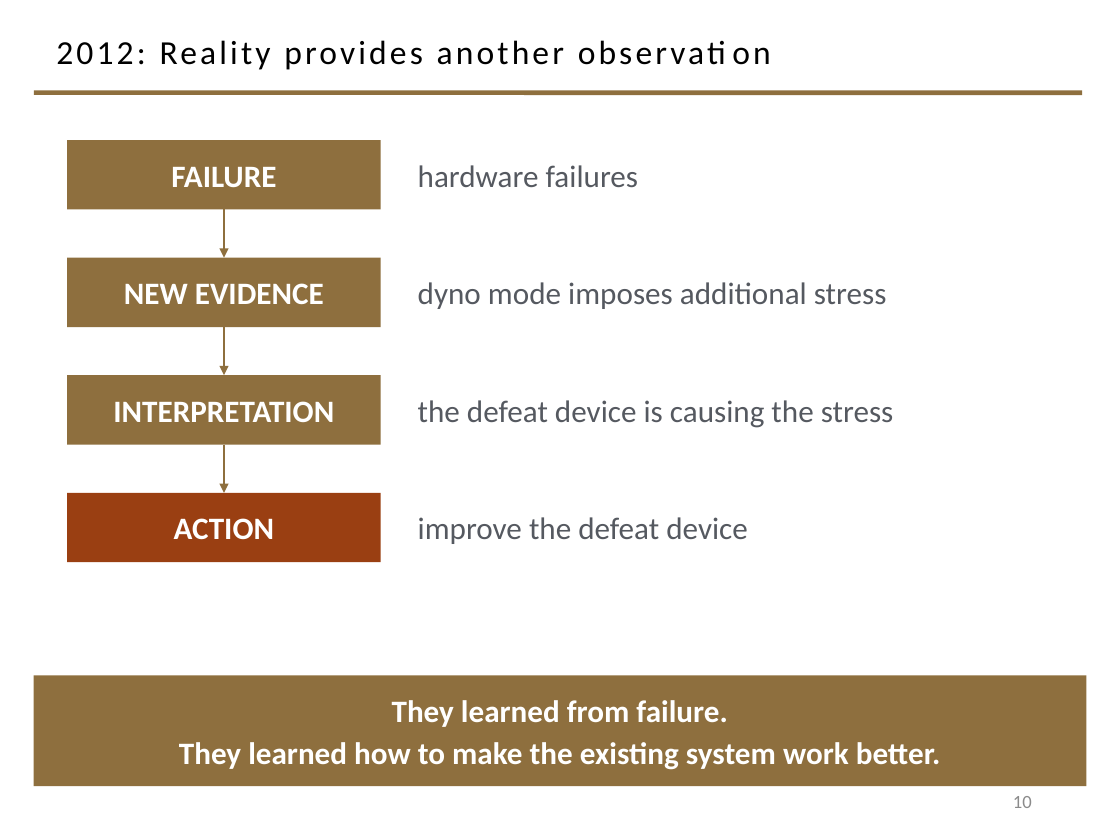
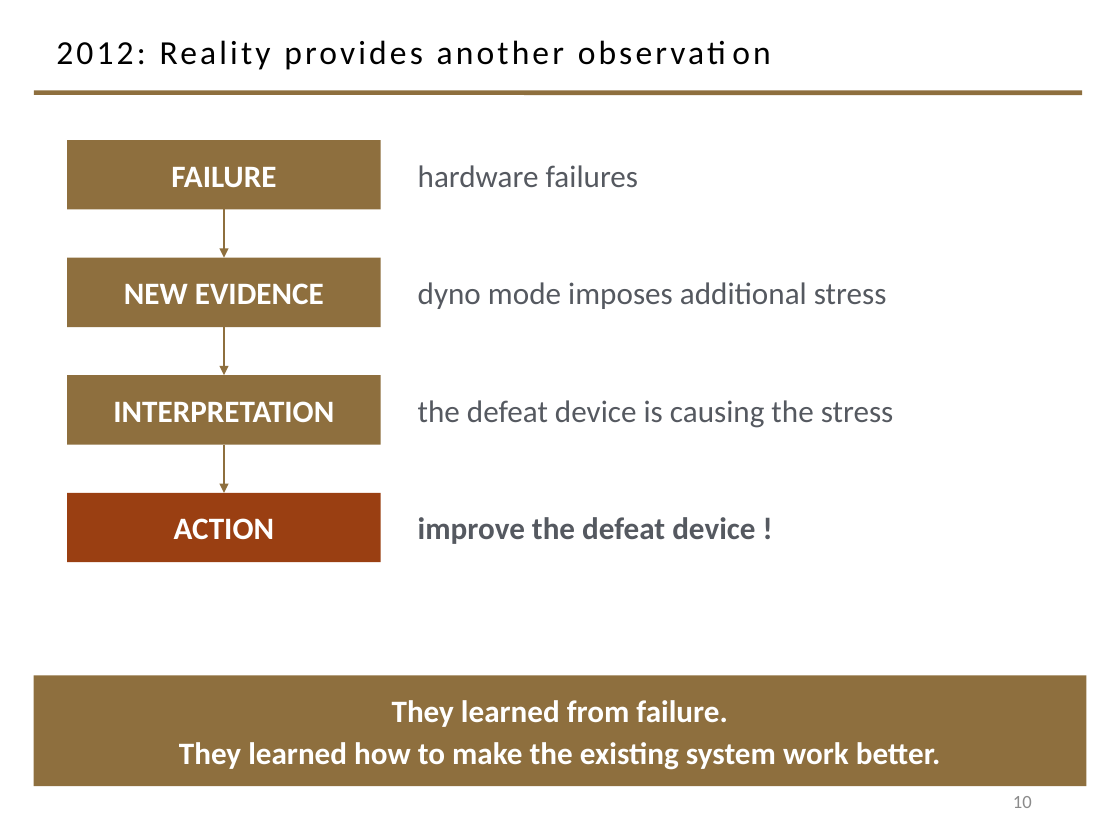
Before and after one commit to davisjam/model-based-agentic-software-engineering, a slide deck: slide 10 of course/lectures/act-2-delegation-and-control/04-failure-aware-engineering/2-4-Failure-Aware-Engineering.pptx. Drawn at 1120x840 pixels with LibreOffice and Linux fonts; fonts in the diff are those of the drawing; background and template pictures are left out. Boxes give left, top, right and bottom in pixels: in the first picture for what was removed or moved away, otherwise in the second. Text is boxed around its words. In the diff, an @@ line names an element or a change of style, - is before the commit and + after.

```diff
--- a/course/lectures/act-2-delegation-and-control/04-failure-aware-engineering/2-4-Failure-Aware-Engineering.pptx
+++ b/course/lectures/act-2-delegation-and-control/04-failure-aware-engineering/2-4-Failure-Aware-Engineering.pptx
@@ text at [418,517,755,544]: text changed; bold on @@
-improve the defeat device
+improve the defeat device !
```
Also in this commit, not shown: 8 other slides changed.
